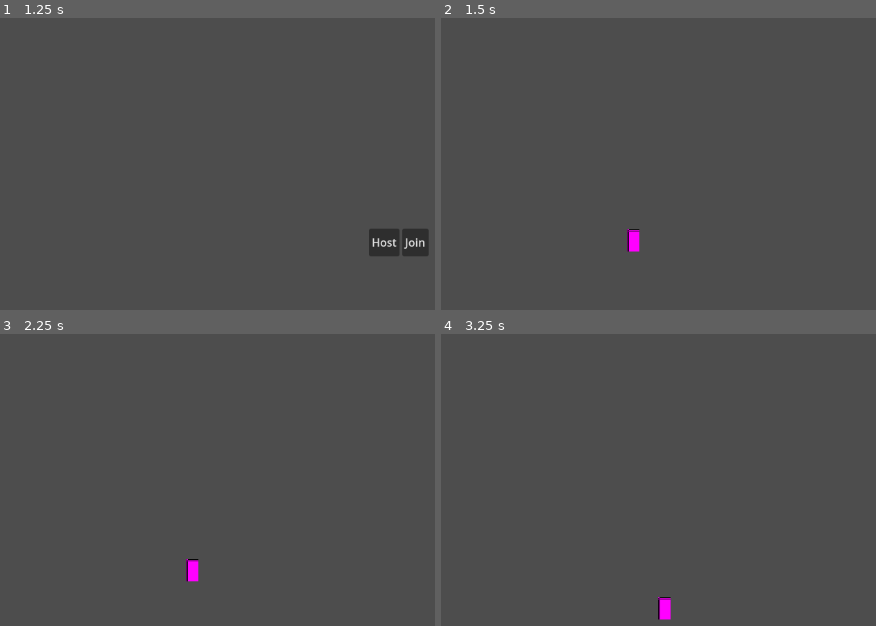
Above: before the commit, frames 1-4 (two rows, left to right).
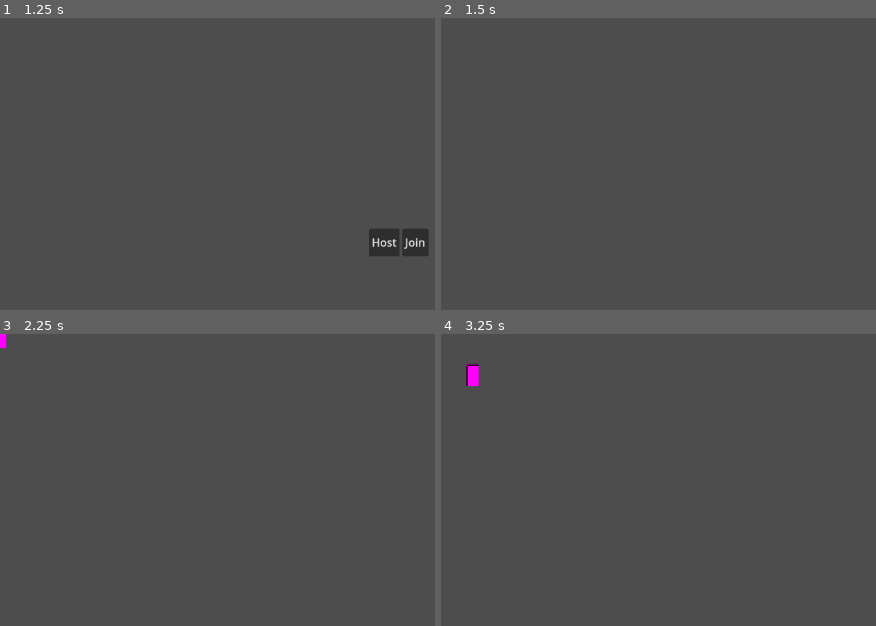
Above: after the commit, the same moments.

Repository: VictorPrazeres/2DMultiplayer
Game: Godot game, scene res://ui/main_menu/main_menu.tscn
The game is run twice, just before and just after one commit, with the same random seed, the same clock (stepped at 60 frames per second) and the same inputs.
Inputs:
- Up to frame 1 (1.25 s): tap Enter at 0.5 s; hold D (move_right) from 0.53 s (still down)
- Up to frame 2 (1.5 s): release D (move_right) at 1.25 s; click "Host" at 1.25 s
- Up to frame 3 (2.25 s): tap Space at 2 s; hold S (move_down) from 2.03 s (still down)
- Up to frame 4 (3.25 s): release S (move_down) at 2.78 s; hold D (move_right) from 2.78 s (still down)

Frame 1 is identical in both runs. In frame 2, 0.2% of the frame differs, in the area x 42-46%, y 72-81%; in frame 3, 0.3%; in frame 4, 0.5%, in the area x 5-53%, y 10-98%.

Commit message:
feat(multiplayer): replicate players across network peers
Spawn and track player instances for connected peers to ensure all
participants are visually and logically replicated in the game session.

Diff:
--- a/entities/player/player.tscn
+++ b/entities/player/player.tscn
@@ -8,6 +8,7 @@
 [sub_resource type="CircleShape2D" id="CircleShape2D_sfv1e"]
 
 [node name="Player" type="CharacterBody2D"]
+collision_layer = 0
 script = ExtResource("1_symyc")
 
 [node name="Texture" type="Sprite2D" parent="."]
--- a/main.gd
+++ b/main.gd
@@ -1,10 +1,20 @@
 extends Node
+
+var player_scene: PackedScene = preload("uid://cjqc31ns8shcp")
+
+@onready var multiplayer_spawner: MultiplayerSpawner = $MultiplayerSpawner
 
 
 func _ready() -> void:
+	multiplayer_spawner.spawn_function = func(data):
+		var player = player_scene.instantiate()
+		player.name = str(data.peer_id)
+		return player
+
 	peer_ready.rpc_id(1)
 
 
 @rpc("any_peer", "call_local", "reliable")
 func peer_ready():
-	print("peer %s ready" % multiplayer.get_remote_sender_id())
+	var sender_id = multiplayer.get_remote_sender_id()
+	multiplayer_spawner.spawn({"peer_id": sender_id})
--- a/main.tscn
+++ b/main.tscn
@@ -1,10 +1,9 @@
-[gd_scene load_steps=3 format=3 uid="uid://bwtumf0ncui6b"]
+[gd_scene load_steps=2 format=3 uid="uid://bwtumf0ncui6b"]
 
 [ext_resource type="Script" uid="uid://c5axiyf5qkt3a" path="res://main.gd" id="1_ig7tw"]
-[ext_resource type="PackedScene" uid="uid://cjqc31ns8shcp" path="res://entities/player/player.tscn" id="2_0xm2m"]
 
 [node name="Main" type="Node"]
 script = ExtResource("1_ig7tw")
 
-[node name="Player" parent="." instance=ExtResource("2_0xm2m")]
-position = Vector2(277, 337)
+[node name="MultiplayerSpawner" type="MultiplayerSpawner" parent="."]
+spawn_path = NodePath("..")
